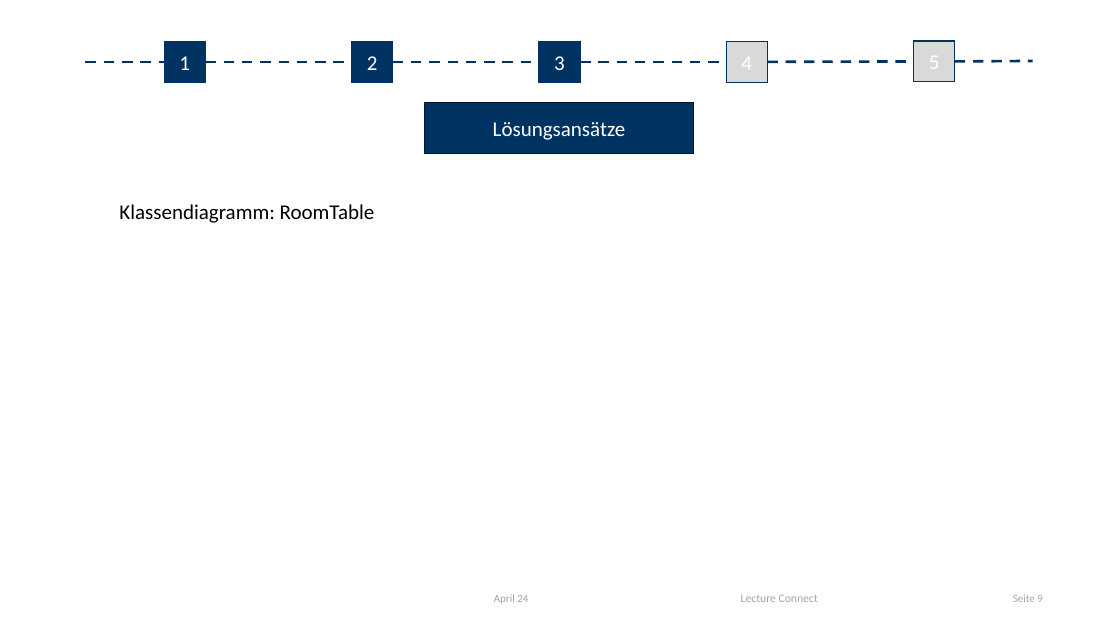
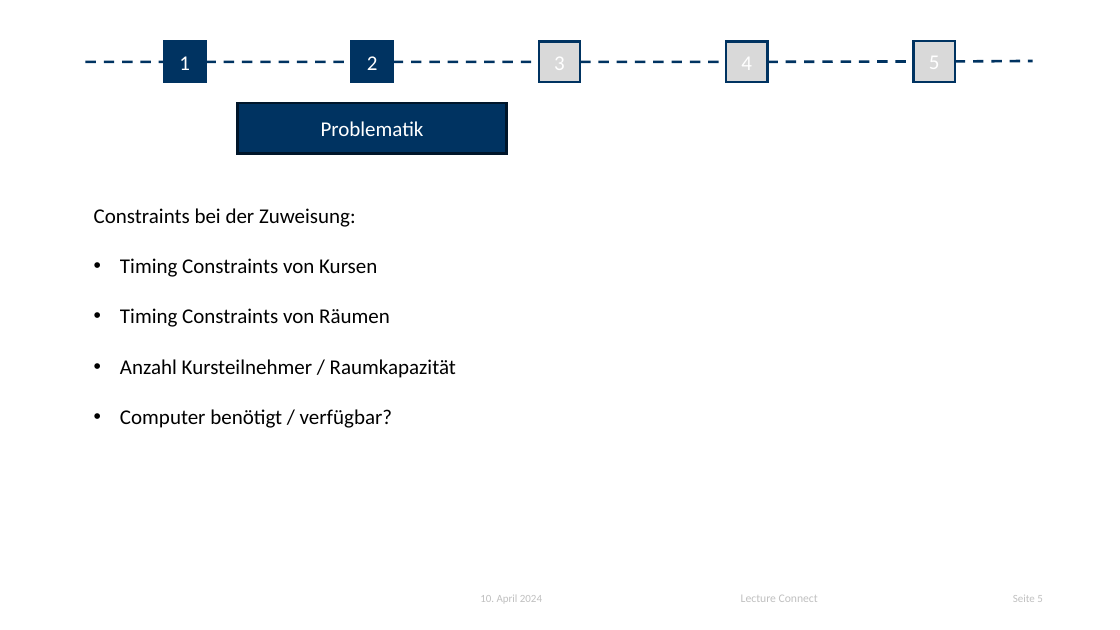
Before and after one commit to Darkuna/Lecture-Connect, a slide deck: slide 5 of Doku/Initiale Präsentation/pp-uniinnsbruck-vorlage-de-en-2023.pptx (slide 9 before the commit). Drawn at 1120x630 pixels with LibreOffice and Linux fonts; fonts in the diff are those of the drawing; background and template pictures are left out. Boxes give left, top, right and bottom in pixels: in the first picture for what was removed or moved away, otherwise in the second. Text is boxed around its words. In the diff, an @@ line names an element or a change of style, - is before the commit and + after.

```diff
--- a/Doku/Initiale Präsentation/pp-uniinnsbruck-vorlage-de-en-2023.pptx
+++ b/Doku/Initiale Präsentation/pp-uniinnsbruck-vorlage-de-en-2023.pptx
@@ rectangle "3" at <box>539,41,580,82</box>: fill #003361 to #D9D9D9; outline #003361 1 pt to #003361 2 pt @@
@@ rectangle added at <box>238,103,507,154</box>, fill #003361, outline #00162A 2 pt, 18 pt, text #FFFFFF @@
+Problematik
@@ rectangle removed at <box>424,103,693,154</box> @@
-Lösungsansätze
@@ text added at <box>94,208,456,428</box>, 18 pt, text #000000 @@
+Constraints bei der Zuweisung:
+• Timing Constraints von Kursen
+• Timing Constraints von Räumen
+• Anzahl Kursteilnehmer / Raumkapazität
+• Computer benötigt / verfügbar?
@@ text removed at <box>119,204,375,223</box> @@
-Klassendiagramm: RoomTable
@@ text at <box>480,595,542,602</box>: text changed; size 9.3 to 9.4 pt; text colour #A5A5A5 to #C0C0C0 @@
-April 24
+10. April 2024
@@ text "Lecture Connect" at <box>741,595,818,602</box>: text colour #A5A5A5 to #C0C0C0 @@
@@ page number at <box>1013,595,1043,602</box>: text changed; size 9.3 to 9.4 pt; text colour #A5A5A5 to #C0C0C0 @@
-Seite 9
+Seite 5
```
Also in this commit, not shown: 11 other slides changed, 1 slide added, 1 other file.
